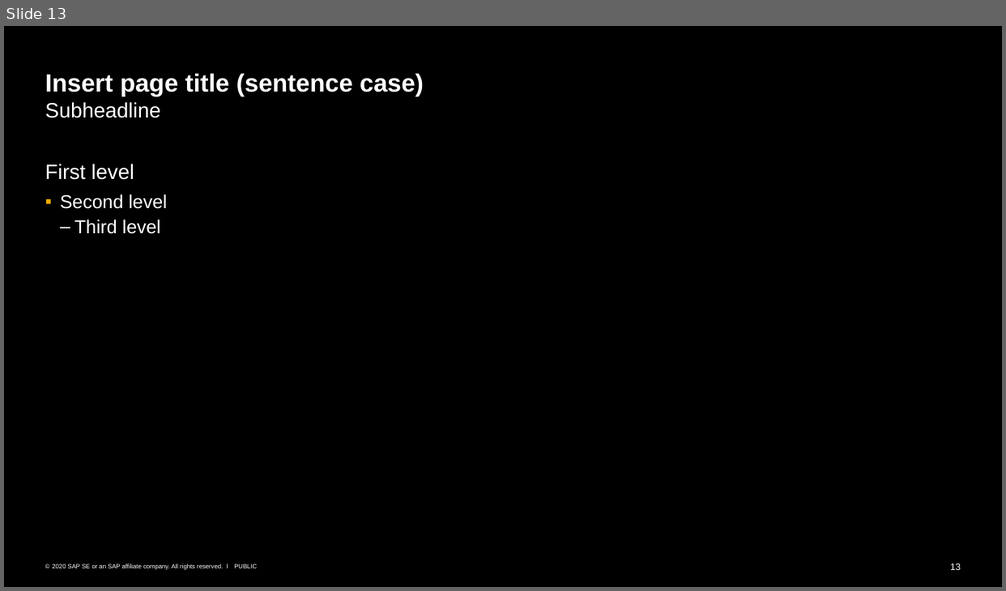
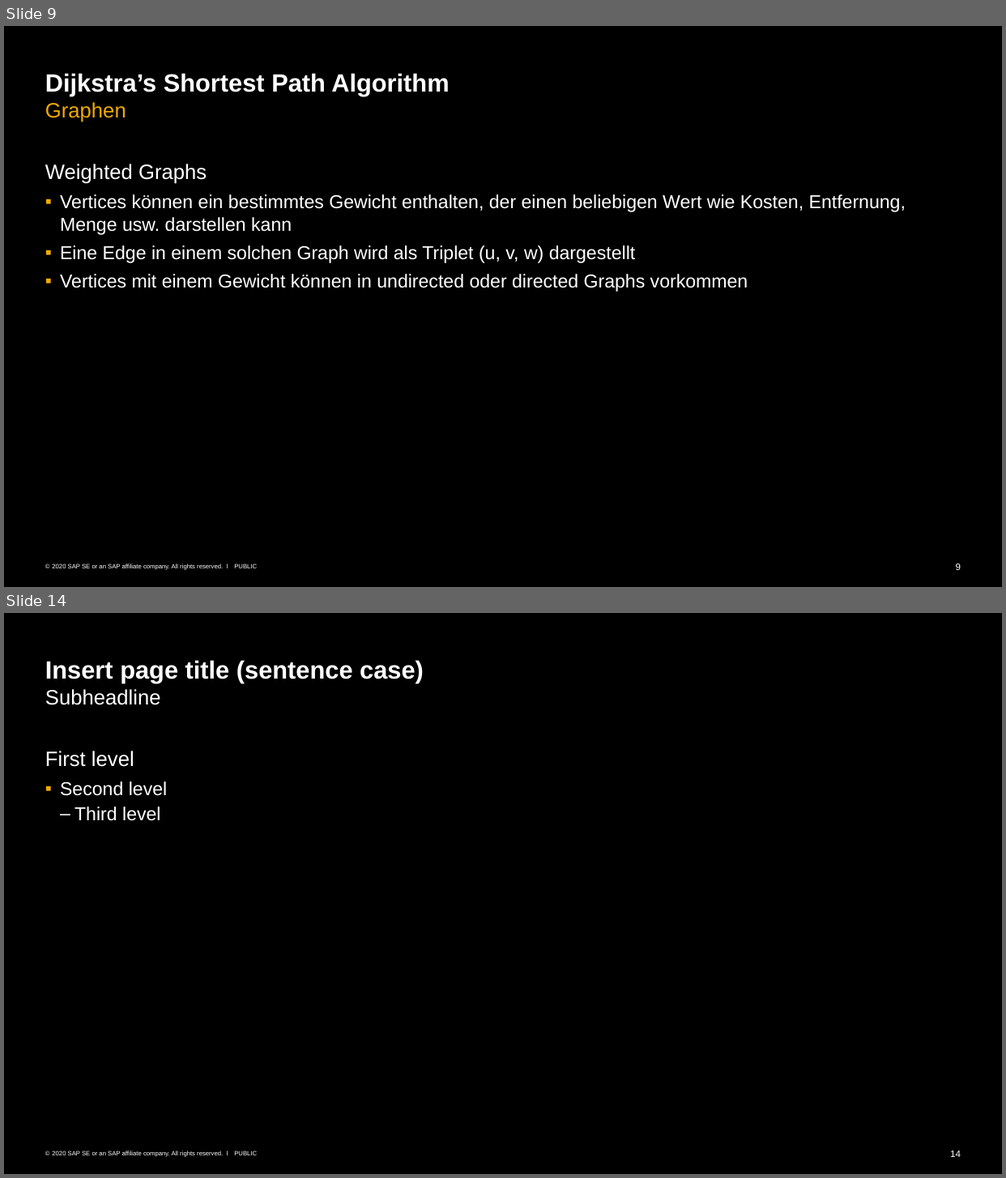
Before and after one commit to Andre-Gilbert/Dijkstra-Shortest-Path, a slide deck: docs/ALG_7_Graphen_Dijkstra.pptx. Shown one above the other, each under a label of ours: slide 13 before the commit, slides 9 and 14 after it; the slides between them are not shown. The pictures are 1006x591 and 1006x1178 pixels, drawn with LibreOffice and Linux fonts; fonts in the diff are those of the drawing. Boxes give left, top, right and bottom in pixels: in the first picture for what was removed or moved away, otherwise in the second. Text is boxed around its words. In the diff, an @@ line names an element or a change of style, - is before the commit and + after.

```diff
--- a/docs/ALG_7_Graphen_Dijkstra.pptx
+++ b/docs/ALG_7_Graphen_Dijkstra.pptx
@@ slide 9 added at (x1=4, y1=26, x2=1002, y2=587), background #000000; not listed: 3 template elements that a slide beside it also shows @@
@@ title added at (x1=45, y1=73, x2=449, y2=122), 24 pt, text #FFFFFF, bold @@
+Dijkstra’s Shortest Path Algorithm
+Graphen
@@ text added at (x1=45, y1=164, x2=906, y2=292), 18 pt, text #FFFFFF @@
+Weighted Graphs
+  ▪ Vertices können ein bestimmtes Gewicht enthalten, der einen beliebigen Wert wie Kosten, Entfernung, Menge usw. darstellen kann
+  ▪ Eine Edge in einem solchen Graph wird als Triplet (u, v, w) dargestellt
+  ▪ Vertices mit einem Gewicht können in undirected oder directed Graphs vorkommen
@@ what was slide 13 is now slide 14 @@
@@ page number at (x1=950, y1=1151, x2=961, y2=1157): text changed @@
-13
+14
```
Also in this commit, not shown: 5 slides changed, 14 other slides added, 17 slides removed.
